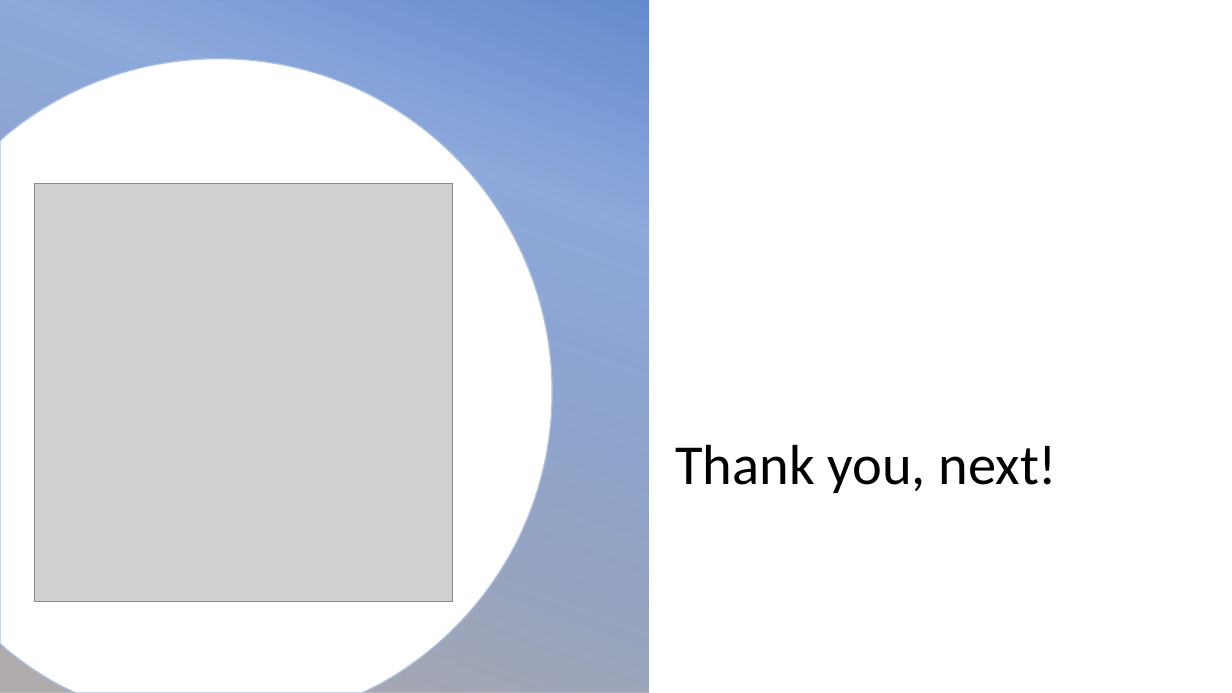
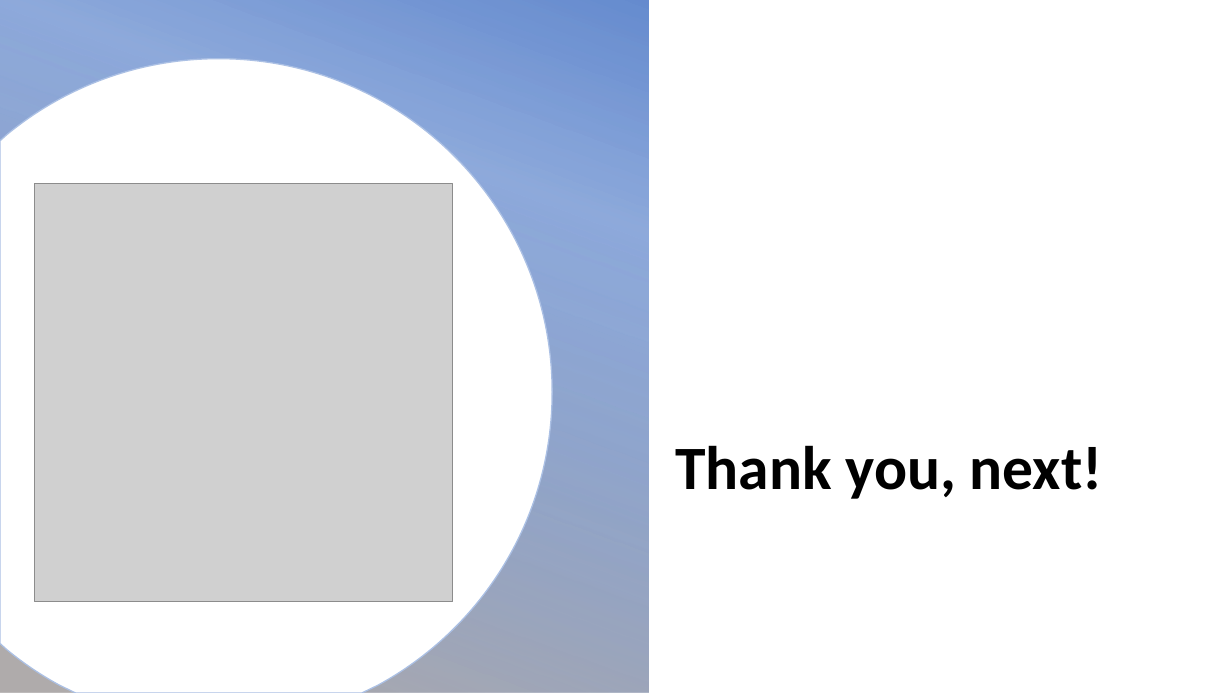
Before and after one commit to neha-nayeem/Project-01, a slide deck: slide 20 of Presentation - Project 01.pptx. Drawn at 1232x693 pixels with LibreOffice and Linux fonts; fonts in the diff are those of the drawing; grey boxes stand for pictures; background and template pictures are left out. Boxes give left, top, right and bottom in pixels: in the first picture for what was removed or moved away, otherwise in the second. Text is boxed around its words. In the diff, an @@ line names an element or a change of style, - is before the commit and + after.

```diff
--- a/Presentation - Project 01.pptx
+++ b/Presentation - Project 01.pptx
@@ title "Thank you, next!" at (675,445,1103,499): size 44 to 48 pt, bold on @@
```
Also in this commit, not shown: 17 other slides changed.
